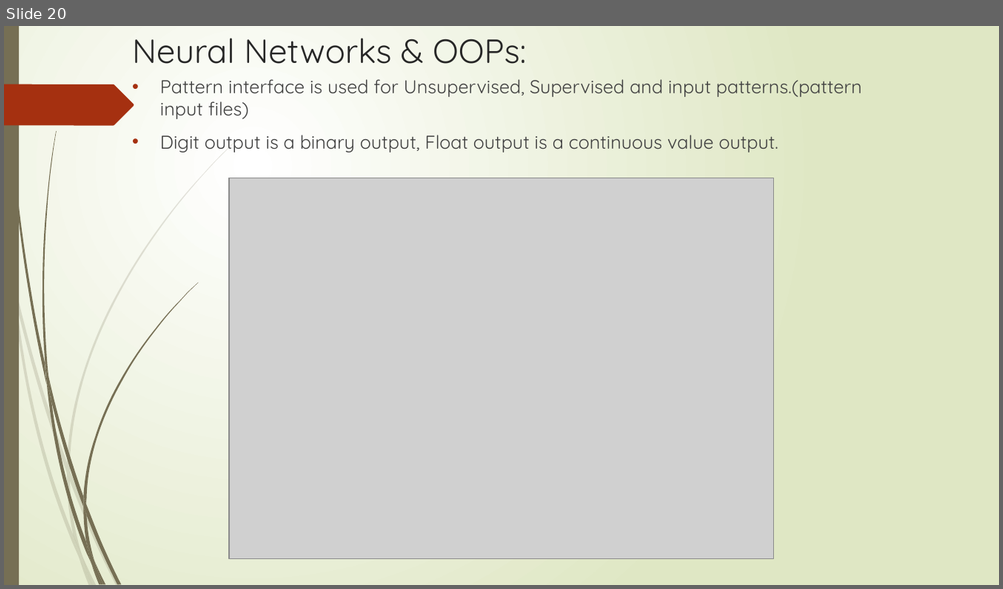
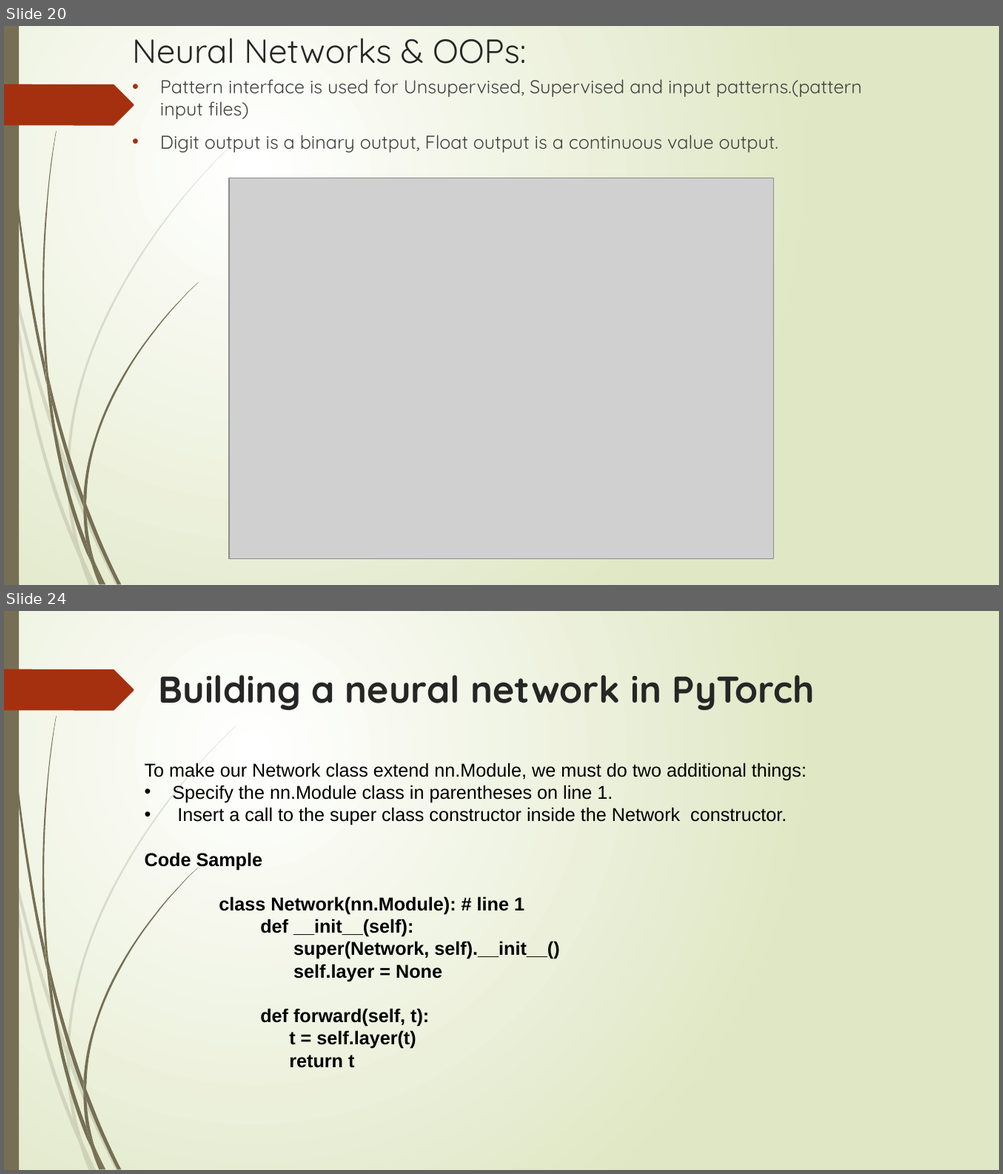
Before and after one commit to DivJAth/OOADPytorch, a slide deck: Grad_Presentation.pptx. Shown one above the other, each under a label of ours: slide 20 before the commit, slides 20 and 24 after it; the slides between them are not shown. The pictures are 1003x589 and 1003x1174 pixels, drawn with LibreOffice and Linux fonts; fonts in the diff are those of the drawing; grey boxes stand for pictures. Boxes give left, top, right and bottom in pixels: in the first picture for what was removed or moved away, otherwise in the second. Text is boxed around its words. In the diff, an @@ line names an element or a change of style, - is before the commit and + after.

Commit message:
code sample

```diff
--- a/Grad_Presentation.pptx
+++ b/Grad_Presentation.pptx
@@ slide 24 added at (4, 611, 999, 1170), background gradient #FFFFFF to #DFE8C4; not listed: 24 template elements that a slide beside it also shows @@
@@ title added at (159, 675, 814, 710), 36 pt, text #262626, bold @@
+Building a neural network in PyTorch
@@ text added at (145, 763, 806, 1068), 18 pt, text #000000 @@
+To make our Network class extend nn.Module, we must do two additional things:
+• Specify the nn.Module class in parentheses on line 1.
+• Insert a call to the super class constructor inside the Network constructor.
+Code Sample
+class Network(nn.Module): # line 1
+def __init__(self):
+super(Network, self).__init__()
+self.layer = None
+def forward(self, t):
+t = self.layer(t)
+return t
```
Also in this commit, not shown: 5 other slides added.
